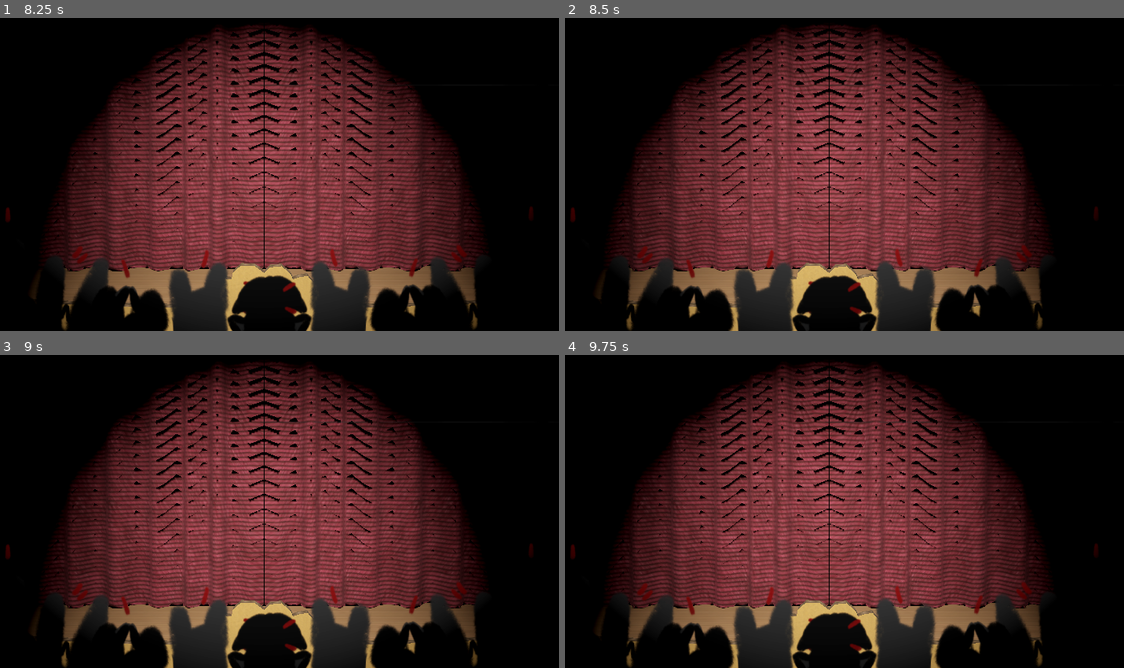
Above: before the commit, frames 1-4 (two rows, left to right).
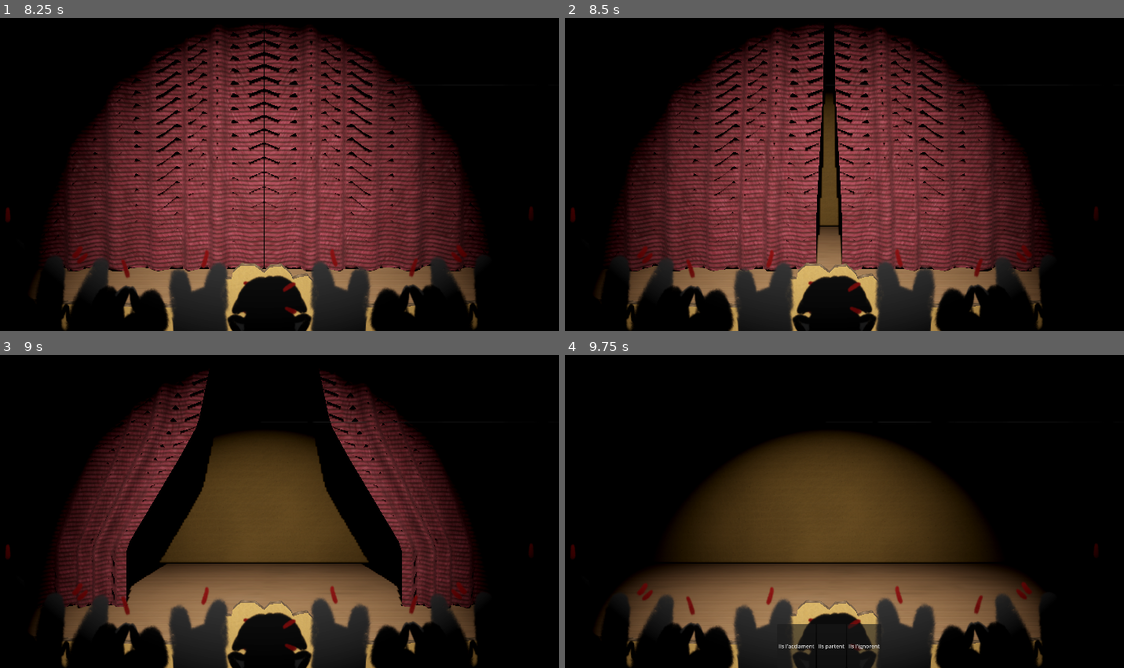
Above: after the commit, the same moments.

Repository: JungoQuentin/heroic
Game: Godot game, scene res://main.tscn
Same seed, same stepped clock (60 frames per second), same inputs: the game is played once before the commit and once after it.
Inputs:
- Up to frame 1 (8.25 s): tap Enter at 0.5, 3.5, 5 s; tap Space at 1.25, 4.25, 5.75 s; click "Ouvrir les rideaux" at 2 s
- Up to frame 2 (8.5 s): no input
- Up to frame 3 (9 s): no input
- Up to frame 4 (9.75 s): no input

Frame 1 is identical in both runs. In frame 2, 15% of the frame differs, in the area x 8-86%, y 2-81%; in frame 3, 30%; in frame 4, 42%, in the area x 7-88%, y 2-100%.
Error after the commit: Assertion failed: it should be an Action type ! (res://main.gd:37)

Commit message:
feat: finish story timeline

Diff:
--- a/story/timeline.gd
+++ b/story/timeline.gd
@@ -10,7 +10,10 @@
 func line(_audio: Resource) -> Line:
 	return Line.new(_audio, {})
 
-var story = StoryNodeList.new([
+func list(_list: Array[StoryNode]) -> StoryNodeList:
+	return StoryNodeList.new(_list)
+
+var intro = list([
 	# INTRODUCTION
 	# Les rideaux sont fermés
 	# 0-01
@@ -36,11 +39,11 @@
 	action(Action.CurtainsClosing.new()),
 	# 0-11
 	action(line(preload("res://audio/voices/public-03-oh.wav"))),
-	# next
-	armor_place
 ])
 
-var armor_place = StoryNodeList.new([
+#region ARMOR PLACE
+
+var armor_place = list([
 	action(Action.SceneChange.new("")),
 	action(Action.CurtainsOpening.new()),
 	# 1-01 -> TODO Il arrive, il y a pleins de gens sur scene (des paysans)
@@ -58,19 +61,92 @@
 	# 1-09
 	choice({
 		"Jorge": armor_place_with_jorge,
-		"Nous rencontrons un manque de budget": null,
-		"Lumiere": null,
+		"Nous rencontrons un manque de budget": armor_place_without_budget,
+		"Lumiere": armor_place_light_on_public,
 	}),
 ])
 
-var armor_place_with_jorge = StoryNodeList.new([
+var sword_vs_brosse: Dictionary[String, StoryNode] = {
+	"Epee": list([]),
+	"Brosse": list([]),
+}
+
+var armor_place_with_jorge = list([
 	# 2-A-1 TODO Jorge arrive
 	# 2-A-2
 	action(line(preload("res://audio/voices/2a-01-j-monseigneurpermettezmoi.wav"))),
 	# 2-A-3
+	choice(sword_vs_brosse.merged({
+		"Le jumeau de Jorge": list([]),
+	})),
+	# 2-A-7
+	action(line(preload("res://audio/voices/2a-02-mevoilapret.wav"))),
+	# 2-A-8
+	action(line(preload("res://audio/voices/2a-03-j-sibongout.wav"))),
+	# 2-A-9
+	action(line(preload("res://audio/voices/2a-04-enroutecheval.wav"))),
+	# 2-A-10 TODO - Jorge se met à 4 pattes, et le héros monte sur son dos pour partir
+])
+
+var armor_place_without_budget = list([
+	# TODO garder l'info *-> en fait Jorge jouerai le méchant -> on le reconnaitra*
+	# 2-B-1
+	action(line(preload("res://audio/voices/voixoff-01-nomonture.wav"))),
+	# 2-B-2
+	action(line(preload("res://audio/voices/b-tousse.wav"))),
+	# 2-B-3 TODO B est énervé de cette situation
+	# 2-A-3
+	choice(sword_vs_brosse),
+	# 2-B-4 TODO Et au lieu de monter sur son dos, juste il part
+])
+
+var armor_place_light_on_public = list([
+	# 2-C-1 TODO moment de silence
+	# 2-C-2
+	action(line(preload("res://audio/voices/b-tousse.wav"))),
+	# 2-C-3 TODO travalto confused -> est confused, puis par du public
+	# 2-C-4 B:"hem hem", prend son épée et part
+])
+
+#endregion
+
+var affrontement = list([
+	# 3-1 TODO Un mec arrive en courant pour apporter une missive, contenant le lieu de l'affrontement
+	# 3-2 **CHOIX 1** :
 	choice({
-		"Epee": null,
-		"Brosse": null,
-		"Le jumeau de Jorge": null
-	})
+		"Bord d'une falaise": null,
+		"Dans la fontaine du village": null,
+		"Bibliotheque": null,
+	}),
+	# 3-6
+	action(Action.CurtainsClosing.new()),
+	action(Action.SceneChange.new("TODO")),
+	# 3-7
+	action(Action.CurtainsOpening.new()),
+	# 3-8 TODO Le chevalier noir apparait
+	#- si on avait choisi "manque de budget"
+		#- 3.5-A-1 Jorge est le chevalier noir
+		#- 3.5-A-2 Il rate les premieres repliques...
+	#- sinon,
+		#- 3.5-B-1 Jorge vient le dégager et prendre sa place
+	# 3-9 TODO Pétage de plomb de Jorge
+	# 3-10
+	action(line(preload("res://audio/voices/3a-01-j-tondosjorge.wav"))),
+	# 3-11 TODO **QTE** moment de noir -> appuyer plein de fois sur espace, devient intense, juste 2 epees qui se rapproche, jusqu'au "chling" de fin (coup d'epee)
+	# 3-12 TODO Fondu au blanc - heroic/epic
 ])
+
+var the_end = list([
+	action(line(preload("res://audio/voices/4a-01-barthotriomphe.wav"))),
+	action(line(preload("res://audio/voices/voixoff-4a-fin.wav"))),
+	# TODO aplause
+	# fin
+])
+
+
+var story = list([
+	intro,
+	armor_place,
+	affrontement,
+	the_end,
+])
Not shown, changed: doc/.obsidian/workspace.json
Not shown, changed: doc/2-A-jorge est un cheval.md
Not shown, changed: doc/2-B-jorge ne peut pas être joué par manque de budget.md
Not shown, changed: doc/2-C-spot lumineux sur le public.md
Not shown, removed: doc/3-A-affrontement.md
Not shown, added: doc/3-affrontement.md
Not shown, added: doc/4-la fin.md
